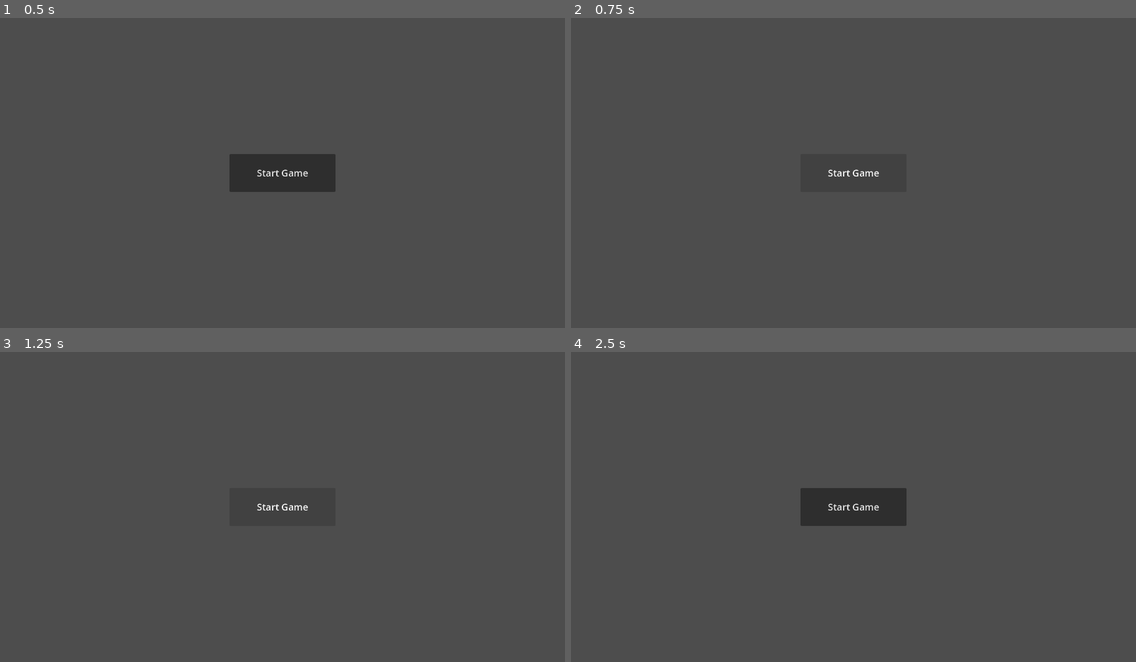
Above: before the commit, frames 1-4 (two rows, left to right).
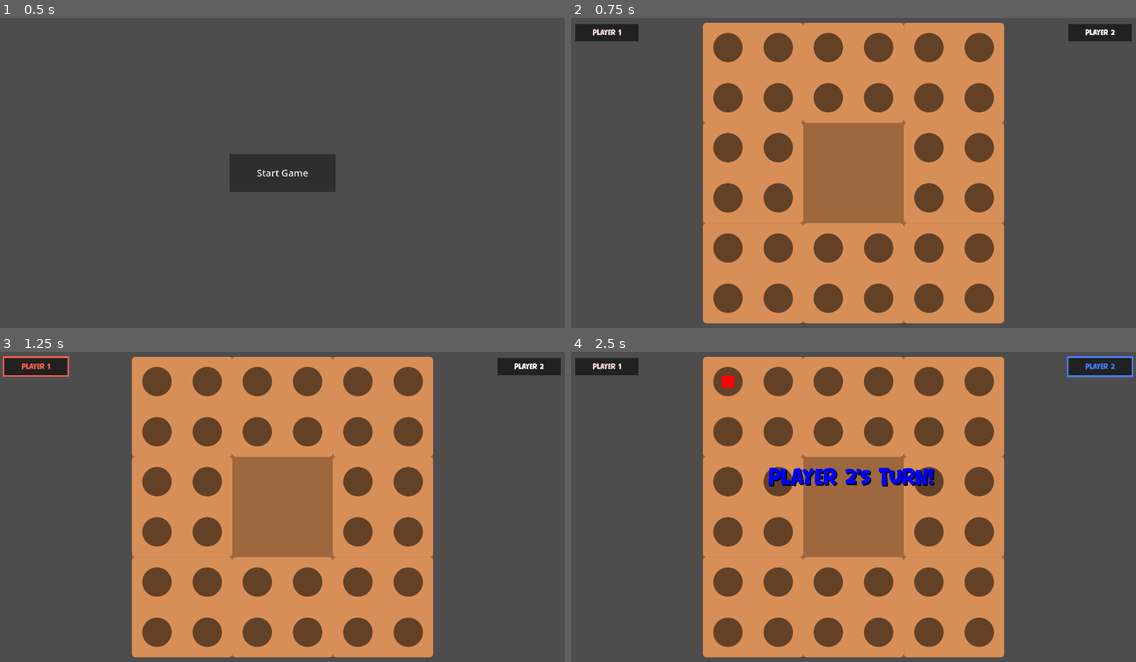
Above: after the commit, the same moments.

Repository: morfyy/4square
Game: Godot game, scene res://scenes/menu.tscn
Two runs of this game, one before a commit and one after it. Both use one fixed random seed, a clock stepped at 60 frames per second and the inputs below.
Inputs (mouse positions are in pixels of both pictures, inside the frame that each line leads up to):
- Up to frame 1 (0.5 s): no input
- Up to frame 2 (0.75 s): click "Start Game" at 0.5 s
- Up to frame 3 (1.25 s): no input
- Up to frame 4 (2.5 s): click (853, 507) at 1.25 s, where only the run before the commit has a clickable "Start Game"; click (729, 383) at 2.02 s

Frame 1 is identical in both runs. In frame 2, 53% of the frame differs, in the area x 0-100%, y 1-99%; in frame 3, 53%; in frame 4, 53%.
Error before the commit: Parse Error: Identifier "local_move_requested" not declared in the current scope. (res://scenes/game.gd:26)

Commit message:
fix: wrong signal name

Diff:
--- a/scenes/game.gd
+++ b/scenes/game.gd
@@ -23,7 +23,7 @@
 
 
 func _ready() -> void:
-	signals.connect("local_move_requested", local_move_requested)
+	signals.connect("local_marble_submitted", local_marble_submitted)
 	minimenu.btn1.connect("pressed", back_to_menu)
 	minimenu.btn2.connect("pressed", restart_game)
 
